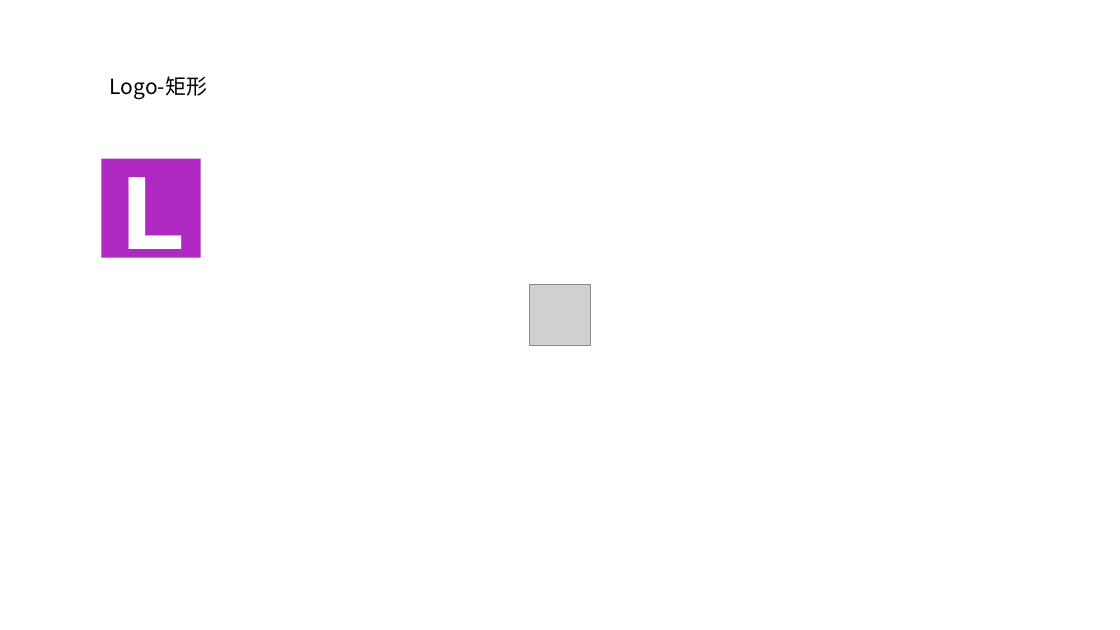
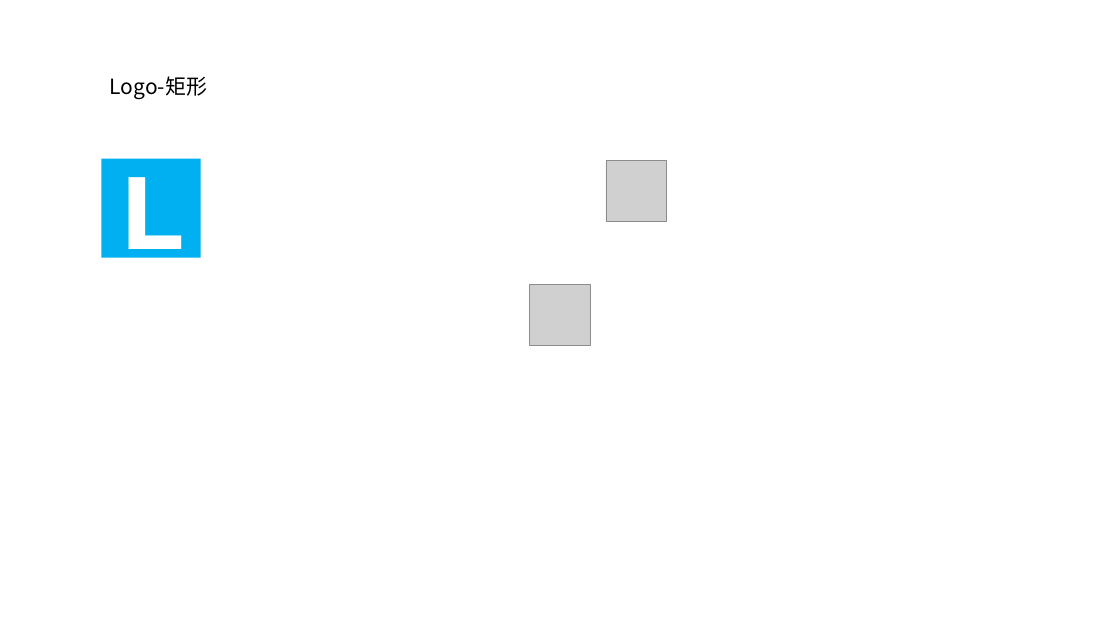
Before and after one commit to lianxhcn/research_with_AI, a slide deck: slide 2 of images/Front-design.pptx. Drawn at 1120x630 pixels with LibreOffice and Linux fonts; fonts in the diff are those of the drawing; grey boxes stand for pictures. Boxes give left, top, right and bottom in pixels: in the first picture for what was removed or moved away, otherwise in the second. Text is boxed around its words. In the diff, an @@ line names an element or a change of style, - is before the commit and + after.

```diff
--- a/images/Front-design.pptx
+++ b/images/Front-design.pptx
@@ rectangle "L" at [102,159,201,258]: fill #B028C2 to #00B0F0 @@
@@ picture added at [606,161,667,222] @@
```
Also in this commit, not shown: 38 other files.
